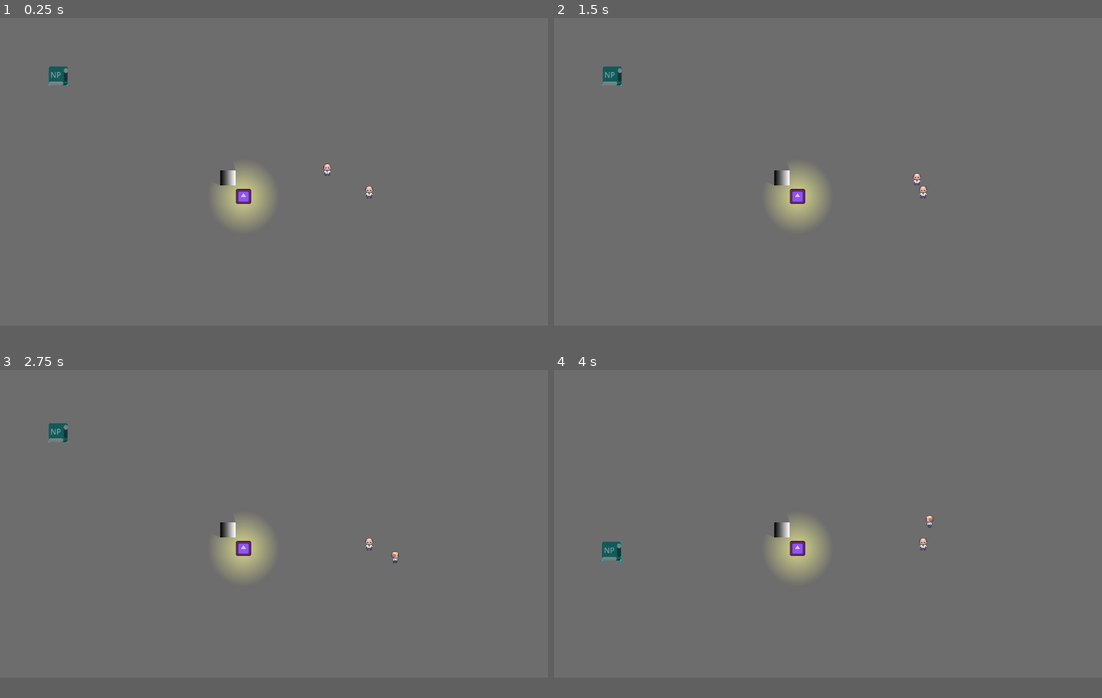
Above: before the commit, frames 1-4 (two rows, left to right).
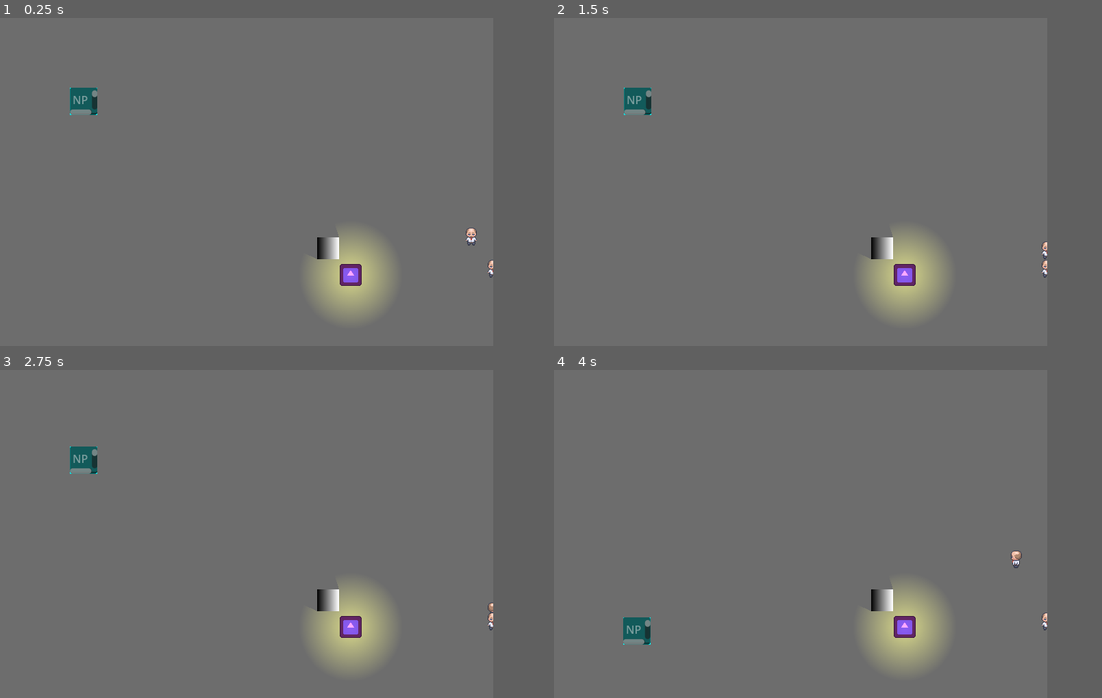
Above: after the commit, the same moments.

Repository: ChrisFlanTheMan/Busy-Work
Game: Godot game, scene res://main.tscn
Two runs of this game, one before a commit and one after it. Both use one fixed random seed, a clock stepped at 60 frames per second and the inputs below. The engine's default icon, where the game draws it, is replaced by a stand-in: a white triangle on a blue panel in a dark square.
Inputs:
- Up to frame 1 (0.25 s): no input
- Up to frame 2 (1.5 s): tap Enter at 0.5, 0.6, 1.35 s; hold D 0.53-1.28 s; hold S from 1.28 s (still down)
- Up to frame 3 (2.75 s): tap Space at 2 s; release S at 2.03 s; hold D from 2.03 s (still down); tap Enter at 2.1 s
- Up to frame 4 (4 s): release D at 2.78 s; hold W 2.78-3.53 s; tap Enter at 2.85, 3.6 s; hold A from 3.53 s (still down)
In our replay, the window is 800x450 before the commit and 720x480 after it. These sizes can differ from the game's own. Grey fills any space a smaller window leaves; there, only what the larger window draws over its background counts as a difference.

The runs differ from the first frame. In frame 1, 5.0% of the frame differs, in the area x 8-90%, y 14-92%; in frame 2, 5.0%; in frame 3, 5.0%; in frame 4, 5.0%.

Commit message:
Add tileset / tilemap with collision

Diff:
--- /dev/null
+++ b/BasicLevel.tscn
@@ -0,0 +1,40 @@
+[gd_scene load_steps=6 format=3 uid="uid://40fl6sudxlgv"]
+
+[ext_resource type="PackedScene" uid="uid://dy2sgfvy4jpjl" path="res://player.tscn" id="1_oopxn"]
+[ext_resource type="PackedScene" uid="uid://dtll4y64nibr6" path="res://enemy.tscn" id="2_holq4"]
+[ext_resource type="Texture2D" uid="uid://damaw3e7sethe" path="res://assets/cubicle-wall.png" id="3_w53fw"]
+
+[sub_resource type="TileSetAtlasSource" id="TileSetAtlasSource_myx26"]
+texture = ExtResource("3_w53fw")
+0:0/0 = 0
+0:0/0/physics_layer_0/linear_velocity = Vector2(0, 0)
+0:0/0/physics_layer_0/angular_velocity = 0.0
+0:0/0/physics_layer_0/polygon_0/points = PackedVector2Array(-8, -8, -8, -8, -8, 8, 8, 8, 8, -8)
+
+[sub_resource type="TileSet" id="TileSet_vjnu6"]
+physics_layer_0/collision_layer = 1
+physics_layer_0/collision_mask = 2
+sources/0 = SubResource("TileSetAtlasSource_myx26")
+
+[node name="BasicLevel" type="Node2D"]
+
+[node name="ColorRect" type="ColorRect" parent="."]
+offset_left = -56.0
+offset_top = 16.0
+offset_right = 720.0
+offset_bottom = 496.0
+color = Color(0.427493, 0.427493, 0.427493, 1)
+
+[node name="Player" parent="." instance=ExtResource("1_oopxn")]
+z_index = 2
+position = Vector2(576, 320)
+
+[node name="Boss" parent="." instance=ExtResource("2_holq4")]
+visible = false
+position = Vector2(512, 376)
+
+[node name="TileMap" type="TileMap" parent="."]
+tile_set = SubResource("TileSet_vjnu6")
+format = 2
+layer_0/name = "Walls"
+layer_0/tile_data = PackedInt32Array(1114143, 0, 0, 1179679, 0, 0, 1245215, 0, 0, 1310751, 0, 0, 1376287, 0, 0, 1441823, 0, 0, 1507359, 0, 0, 1572895, 0, 0, 1572896, 0, 0, 1572897, 0, 0, 1572898, 0, 0, 1572899, 0, 0, 1572900, 0, 0, 1572901, 0, 0, 1572902, 0, 0, 1507366, 0, 0, 1507367, 0, 0, 1441831, 0, 0, 1376295, 0, 0, 1310759, 0, 0, 1245223, 0, 0, 1179687, 0, 0, 1114151, 0, 0, 1114150, 0, 0, 1114149, 0, 0, 1114148, 0, 0, 1114147, 0, 0, 1114146, 0, 0, 1114145, 0, 0, 1114144, 0, 0)
--- a/project.godot
+++ b/project.godot
@@ -21,6 +21,9 @@
 
 [display]
 
+window/size/viewport_width=720
+window/size/viewport_height=480
+window/size/mode=2
 window/stretch/mode="viewport"
 
 [input]
Binary file added: assets/cubicle-wall.aseprite
Binary file added: assets/cubicle-wall.png
Not shown, added: assets/cubicle-wall.png.import
